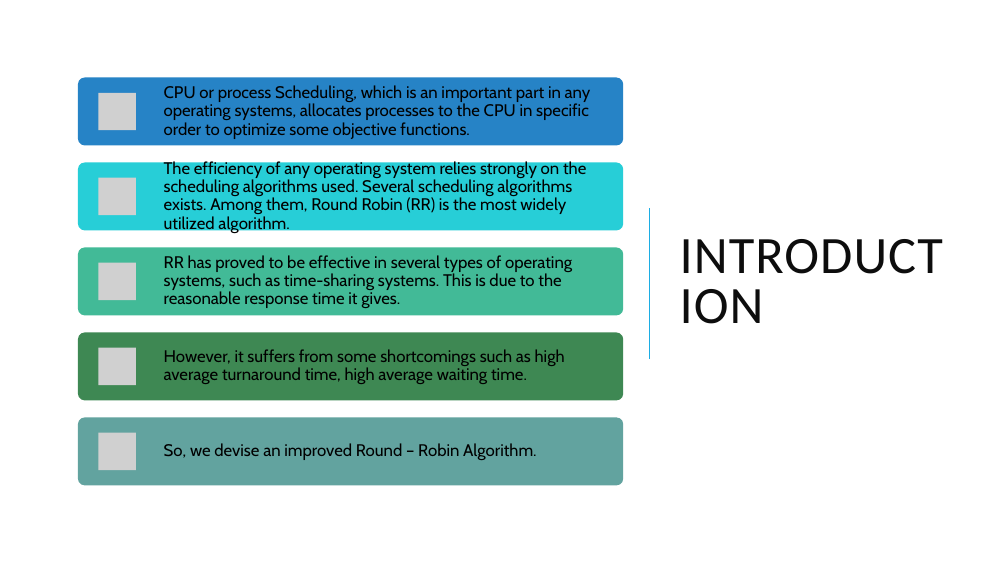
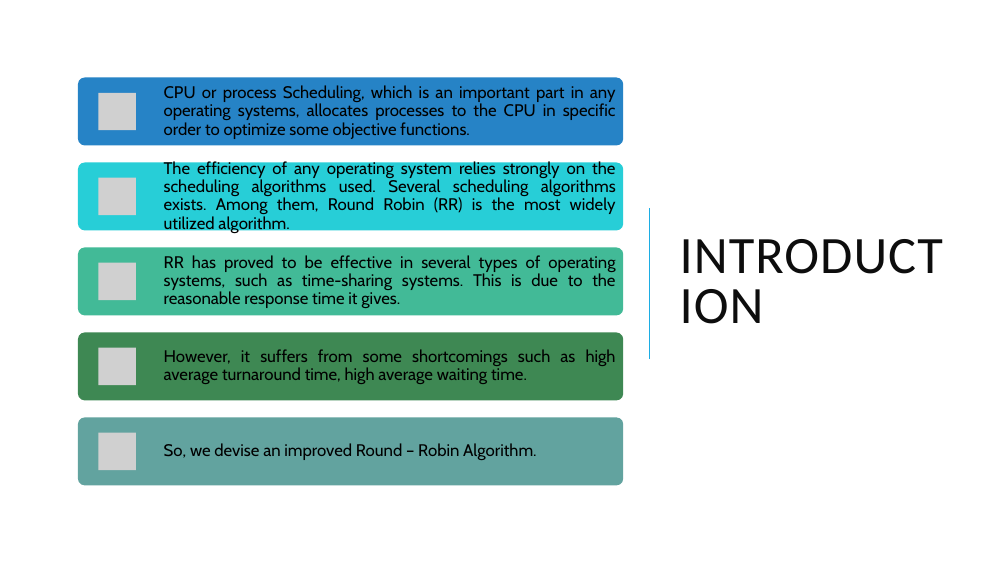
Before and after one commit to TheKillingAMD/OS-Algorithm-Improved-Round-Robin, a slide deck: slide 2 of OS.pptx. Drawn at 1008x567 pixels with LibreOffice and Linux fonts; fonts in the diff are those of the drawing; grey boxes stand for pictures. Boxes give left, top, right and bottom in pixels: in the first picture for what was removed or moved away, otherwise in the second. Text is boxed around its words. In the diff, an @@ line names an element or a change of style, - is before the commit and + after.

```diff
--- a/OS.pptx
+++ b/OS.pptx
@@ alignment left to justified in 4 elements at [164, 85, 616, 139], [164, 160, 616, 233], [164, 255, 615, 308], [164, 349, 616, 384] @@
```
Also in this commit, not shown: 11 other slides changed, 7 slides added, 2 slides removed, 6 other files.
